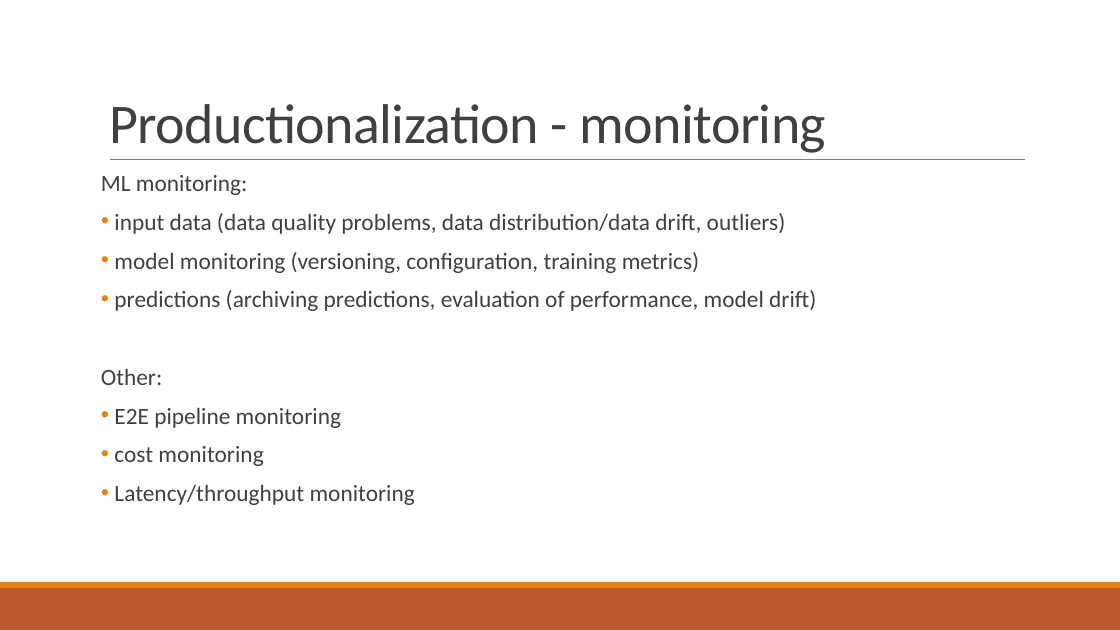
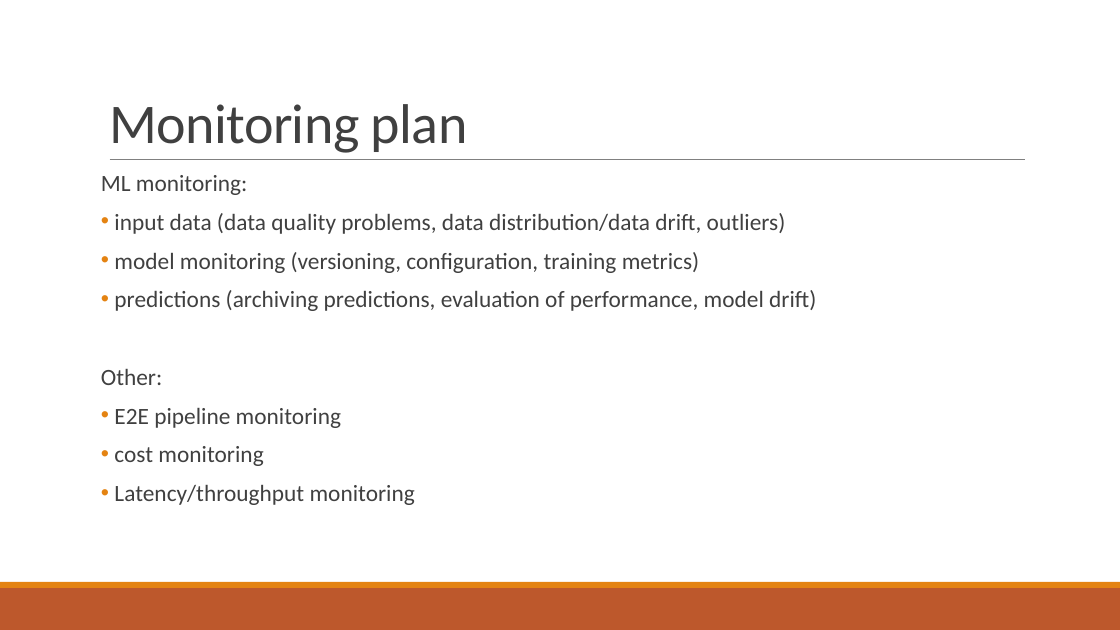
Before and after one commit to nlp-task-kp/sentiment_analysis, a slide deck: slide 15 of presentation/Sentiment analysis for EPARs.pptx (slide 14 before the commit). Drawn at 1120x630 pixels with LibreOffice and Linux fonts; fonts in the diff are those of the drawing. Boxes give left, top, right and bottom in pixels: in the first picture for what was removed or moved away, otherwise in the second. Text is boxed around its words. In the diff, an @@ line names an element or a change of style, - is before the commit and + after.

```diff
--- a/presentation/Sentiment analysis for EPARs.pptx
+++ b/presentation/Sentiment analysis for EPARs.pptx
@@ title at <box>109,104,468,153</box>: text changed @@
-Productionalization - monitoring
+Monitoring plan
```
Also in this commit, not shown: 11 other slides changed, 4 slides added, 2 slides removed.
